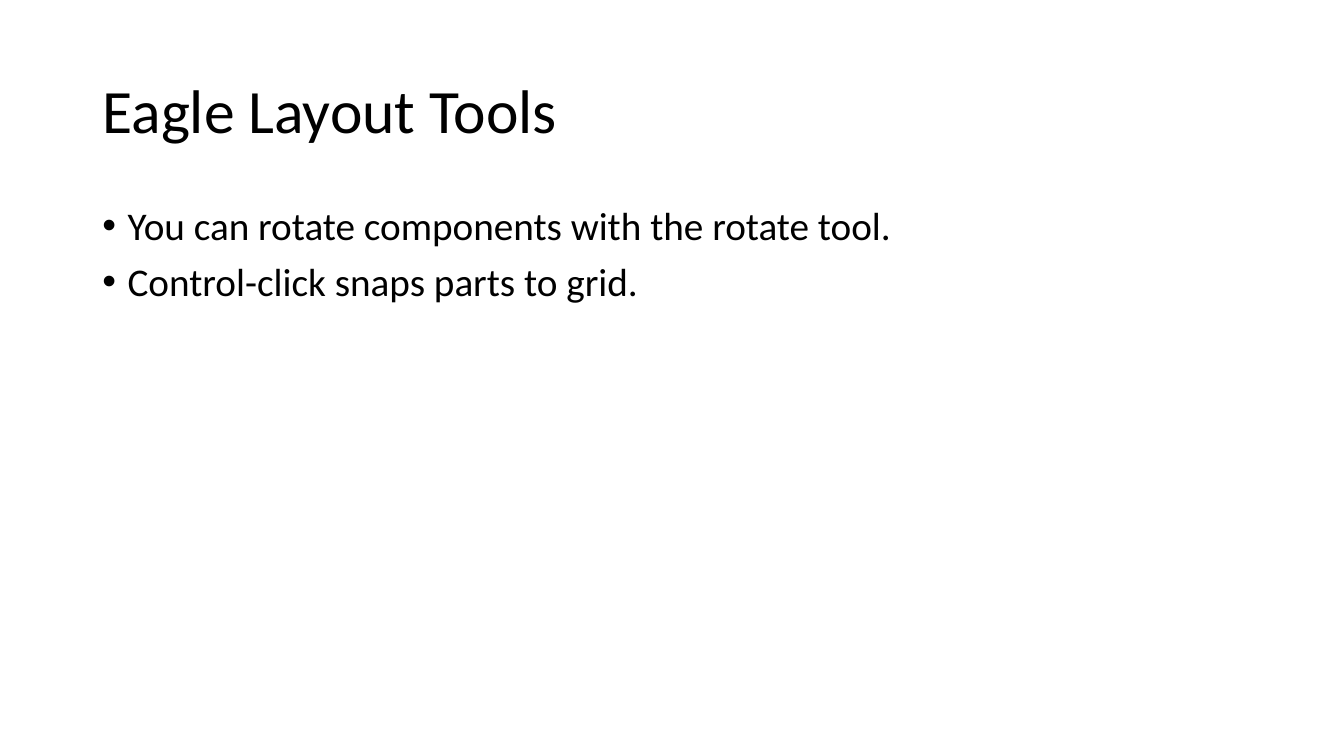
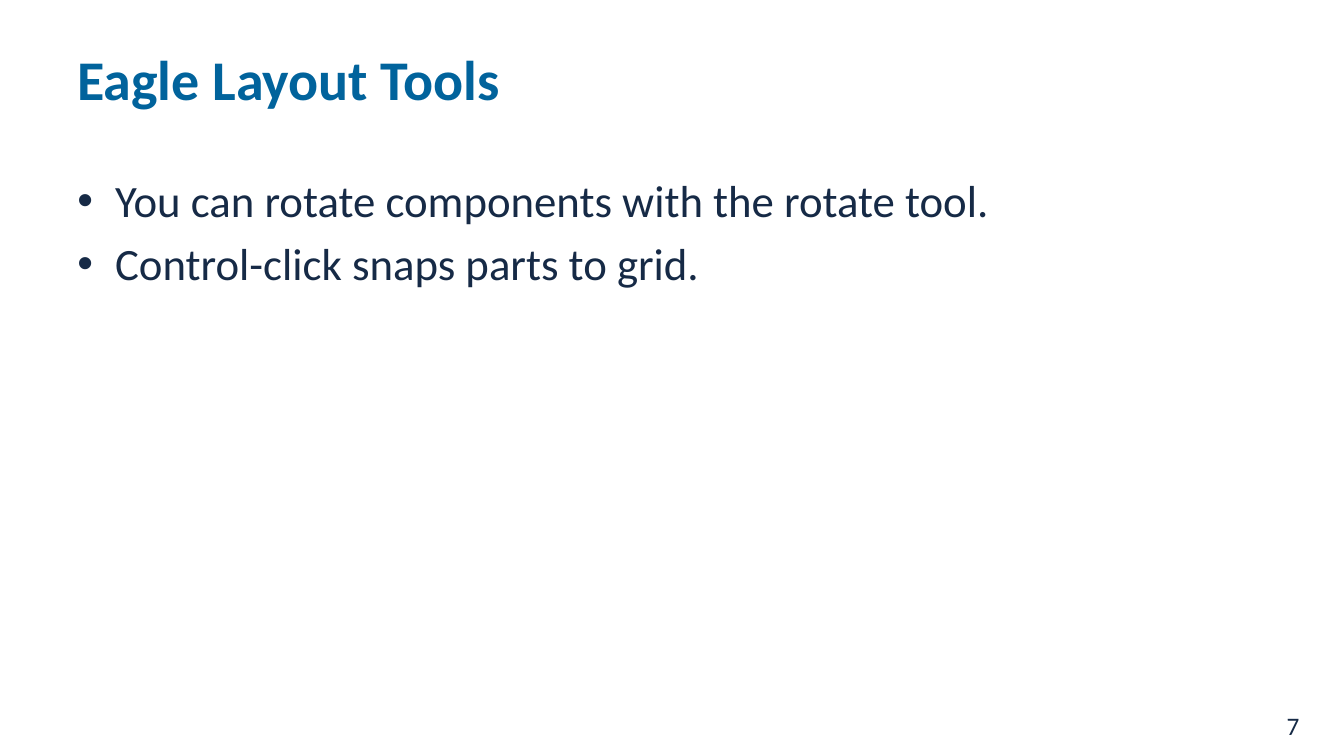
Before and after one commit to NVSL/QuadClass-Resources, a slide deck: slide 7 of labs/Laying-Out-The-Board/Laying-Out-The-Board.pptx. Drawn at 1344x756 pixels with LibreOffice and Linux fonts; fonts in the diff are those of the drawing; background and template pictures are left out. Boxes give left, top, right and bottom in pixels: in the first picture for what was removed or moved away, otherwise in the second. Text is boxed around its words. In the diff, an @@ line names an element or a change of style, - is before the commit and + after.

```diff
--- a/labs/Laying-Out-The-Board/Laying-Out-The-Board.pptx
+++ b/labs/Laying-Out-The-Board/Laying-Out-The-Board.pptx
@@ title "Eagle Layout Tools" moved from (x1=102, y1=90, x2=557, y2=144) to (x1=77, y1=60, x2=500, y2=110) @@
@@ title "Eagle Layout Tools" at (x1=77, y1=60, x2=500, y2=110): size 44 to 40 pt, text colour #000000 to #01639C, bold on; line spacing 0.9 to 1 @@
@@ text "You can rotate components with ..." moved from (x1=128, y1=212, x2=891, y2=303) to (x1=115, y1=186, x2=988, y2=288) @@
@@ text "You can rotate components with ..." at (x1=115, y1=186, x2=988, y2=288): size 28 to 32 pt, text colour #000000 to #162A46; indent changed; line spacing 0.9 to 1; less space between paragraphs @@
@@ page number added at (x1=1287, y1=718, x2=1300, y2=735), 18 pt, text #162A46 @@
+7
```
Also in this commit, not shown: 29 other slides changed, 7 other files.
